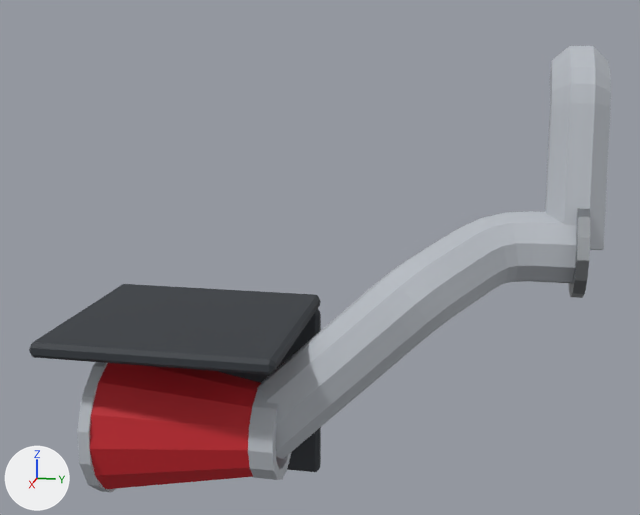
The glTF model assets/parts/intake/airflow/airflow_76_cold_air/hana_roadster.glb, before and after one commit.
Both versions are drawn from a camera (50 mm lens) standing at (1.025, -0.082, 0.034) and looking at (0.125, -0.262, -0.191). Lighting does not change. The marker at lower left points along +X, +Y and +Z. The first picture is the older version. Vertices at exactly the same position are counted once.

The first picture shows 'model'.
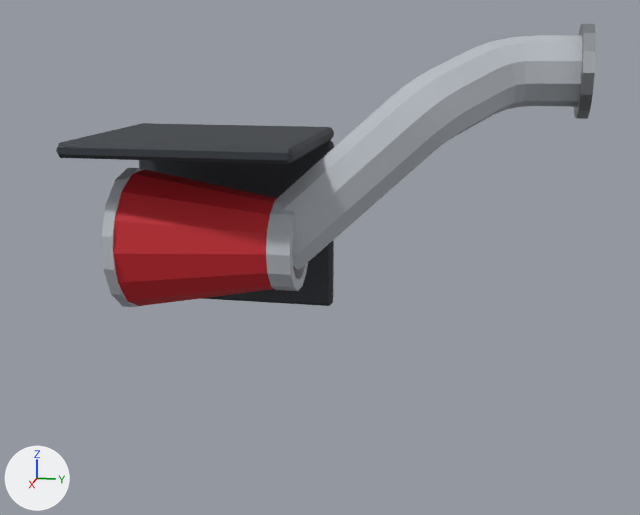
The change, as a list of edits to the scene's bpy script:
```text
Change me_model:
    used by ob_model
    remove me_model.from_pydata(...)  # 388 vertices, 760 faces; spans x -0.58..0.58, y -1.0..1.0, z -0.9..0.9
    add me_model.from_pydata(...)  # 339 vertices, 664 faces; spans x -0.52..0.52, y -1.0..1.0, z -0.63..0.63
    me_model part 1: the loose piece of 56 vertices spanning x -0.43..-0.05, y 0.89..0.93, z -0.05..0.32 is moved by (-0.09, 0.06, 0.31)
    me_model part 2: the loose piece of 59 vertices spanning x -0.07..0.49, y -0.88..-0.24, z -0.82..-0.24 is scaled about its middle by 1.03, then moved by (-0.07, 0.01, 0.28)
    me_model part 3: the loose piece of 56 vertices spanning x 0.02..0.39, y -0.26..-0.17, z -0.71..-0.35 is moved by (-0.07, 0.03, 0.28)
    me_model part 4: the loose piece of 66 vertices spanning x -0.24..0.58, y -1.0..-0.11, z -0.9..-0.11 is scaled about its middle by 1.03, then moved by (-0.07, 0.01, 0.28)
    me_model part 5: the loose piece of 151 vertices spanning x -0.58..0.35, y -0.36..1.0, z -0.64..0.9 is rebuilt with 102 vertices and now spans x -0.46..0.28, y -0.33..0.95, z -0.36..0.59
Change ob_model:
    ob_model.location: (0.144, -0.24, -0.217) -> (0.0843, -0.249, -0.115)
    ob_model.scale: (0.27, 0.27, 0.27) -> (0.261, 0.261, 0.261)
```

Boxes [x1, y1, x2, y2] around the edits, measured in the pictures (640 x 515 px; the box of a moved part takes in the faces that stretch with it):
'model', reshaped, moved, rescaled (7% narrower, 36% shorter)
    before: [29, 46, 611, 492]
    after: [56, 24, 596, 307]
part 1 of me_model, moved or reshaped
    before: [569, 208, 590, 298]
    after: [574, 24, 596, 119]
part 2 of me_model, moved or reshaped
    before: [77, 362, 261, 492]
    after: [101, 168, 277, 307]
part 3 of me_model, moved or reshaped
    before: [248, 389, 291, 480]
    after: [266, 201, 308, 291]
part 4 of me_model, moved or reshaped
    before: [29, 284, 321, 472]
    after: [56, 123, 334, 306]
part 5 of me_model, rebuilt (13% narrower, 43% shorter)
    before: [257, 46, 611, 459]
    after: [275, 35, 582, 270]
